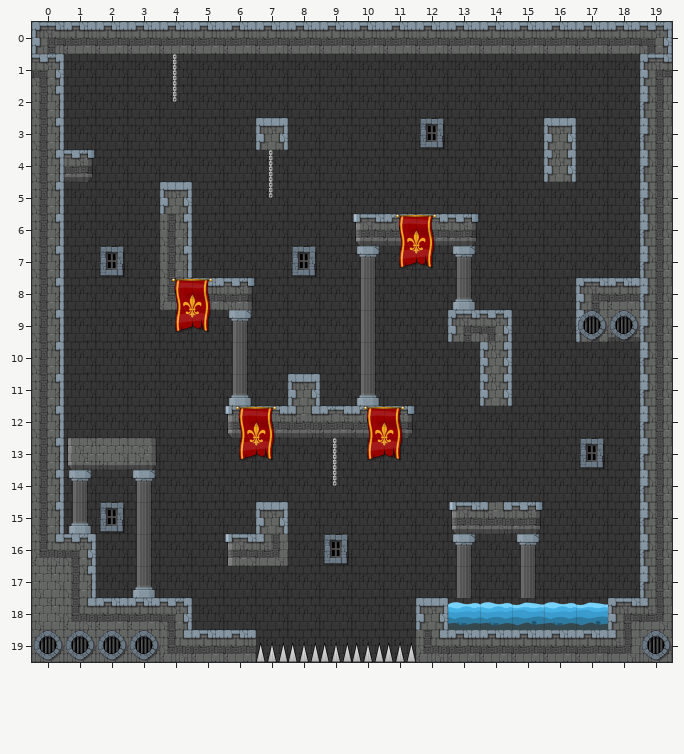
Tiled map -- assets/tilemaps/source/joust-alpha-1.tmx. Above, as it was before the edit.
Cells are 64x64 px. Shown: x 0..19, y 0..19.
New version:
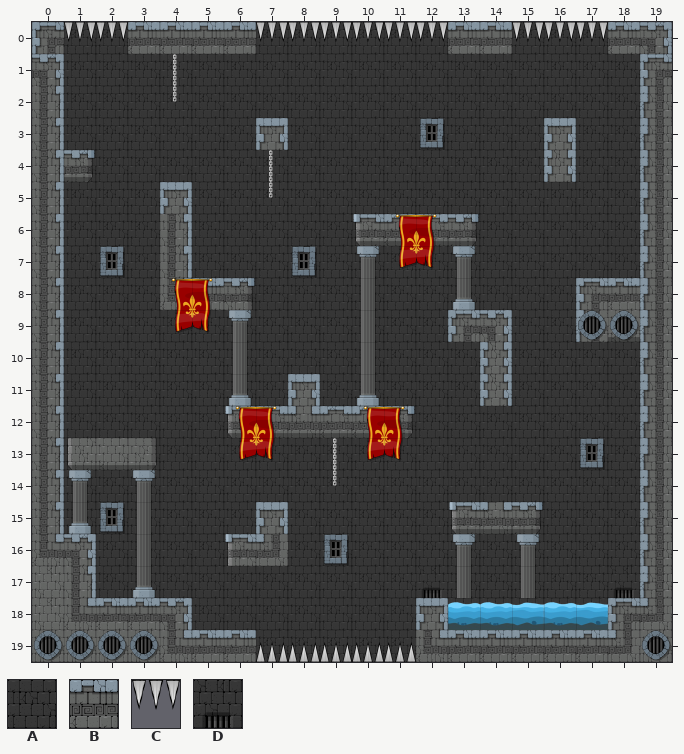
Key: from "skin1-tileset": A 64, B 66, C 166, D 178.
_ is an empty cell.
What changed:
Layer "bg":
Tile A gives way to tile D in row 17 at x 12 and 18.
Layer "barriers":
Tile B gives way to tile C in row 0 at x 1 to 2, 7 to 12 and 15 to 17.
